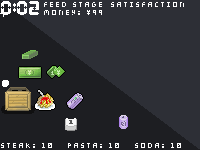
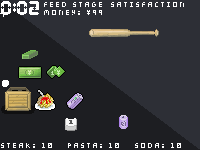
Comparing the layer stacks of the two 200px x 150px images. Changes:
added layer "head #2" in group "Layer Group #3" over [89, 29, 159, 37]
